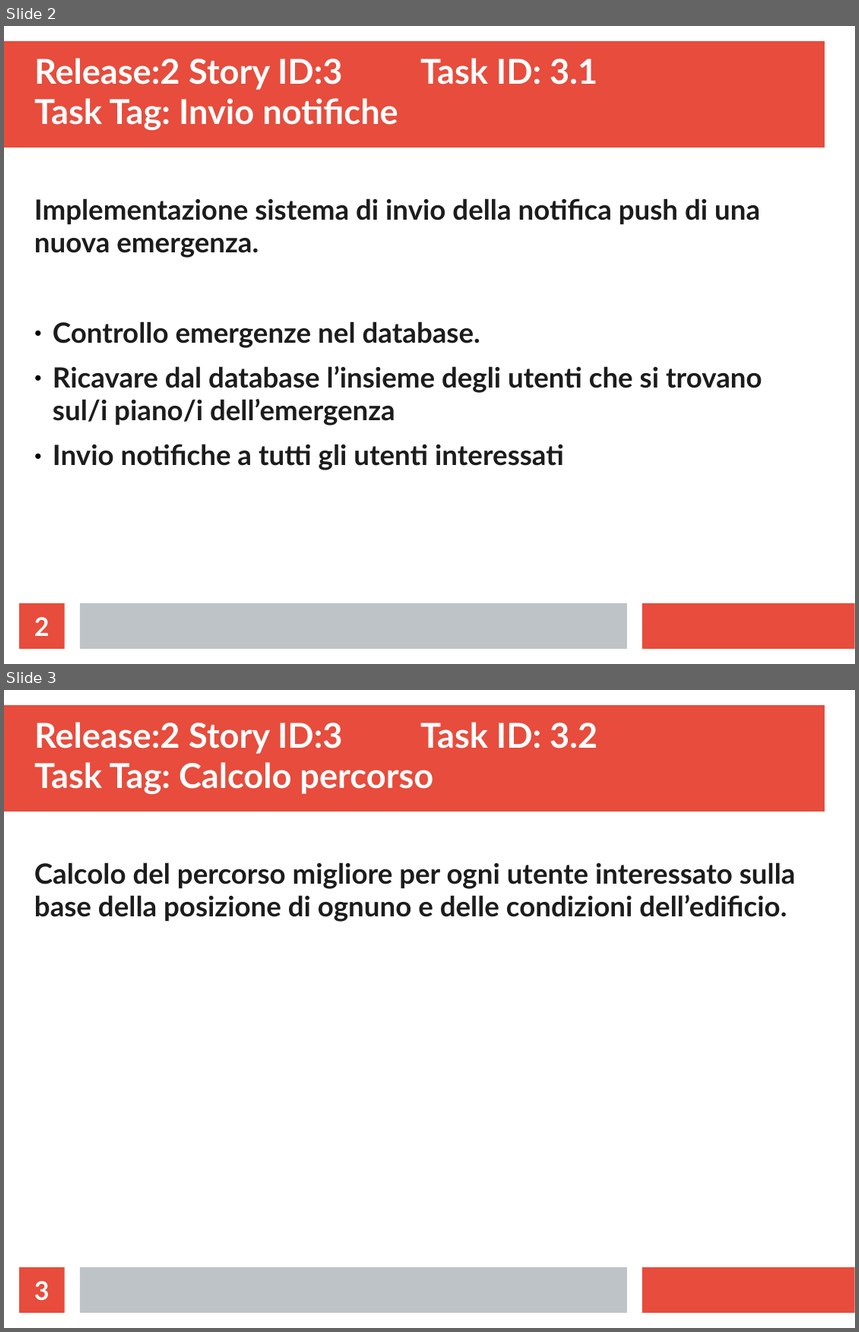
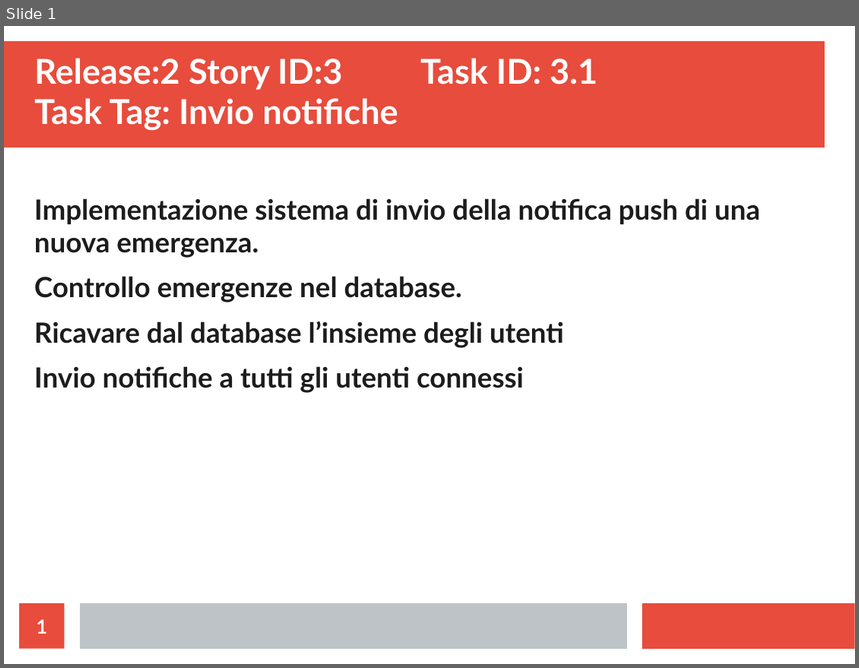
Before and after one commit to ecorradini/ProgettoIDS, a slide deck: AnalisiRequisiti/TaskModEmergenza.ppt. Shown one above the other, each under a label of ours: slides 2 and 3 before the commit, slide 1 after it. The pictures are 859x1332 and 859x668 pixels, drawn with LibreOffice and Linux fonts; fonts in the diff are those of the drawing. Boxes give left, top, right and bottom in pixels: in the first picture for what was removed or moved away, otherwise in the second. Text is boxed around its words. In the diff, an @@ line names an element or a change of style, - is before the commit and + after.

Commit message:
FINE TASK

```diff
--- a/AnalisiRequisiti/TaskModEmergenza.ppt
+++ b/AnalisiRequisiti/TaskModEmergenza.ppt
@@ slide 3 removed at <box>4,690,855,1328</box>, background #FFFFFF; not listed: 3 template elements that a slide beside it also shows @@
@@ title removed at <box>34,722,598,794</box> @@
-Release:2 Story ID:3 Task ID: 3.2
-Task Tag: Calcolo percorso
@@ text removed at <box>34,863,796,922</box> @@
-Calcolo del percorso migliore per ogni utente interessato sulla base della posizione di ognuno e delle condizioni dell’edificio.
@@ page number removed at <box>19,1268,65,1313</box> @@
-3
@@ what was slide 2 is now slide 1 @@
@@ slide 1 changed as well @@
@@ text at <box>34,199,760,303</box>: bullet ● to none @@
@@ text at <box>34,322,564,393</box>: text changed @@
-● Ricavare dal database l’insieme degli utenti che si trovano sul/i piano/i dell’emergenza
-● Invio notifiche a tutti gli utenti interessati
+Ricavare dal database l’insieme degli utenti
+Invio notifiche a tutti gli utenti connessi
@@ page number at <box>36,620,47,634</box>: text changed; size 24 to 18 pt @@
-2
+1
```
Also in this commit, not shown: 2 other slides changed, 1 other slide removed, 3 other files.
